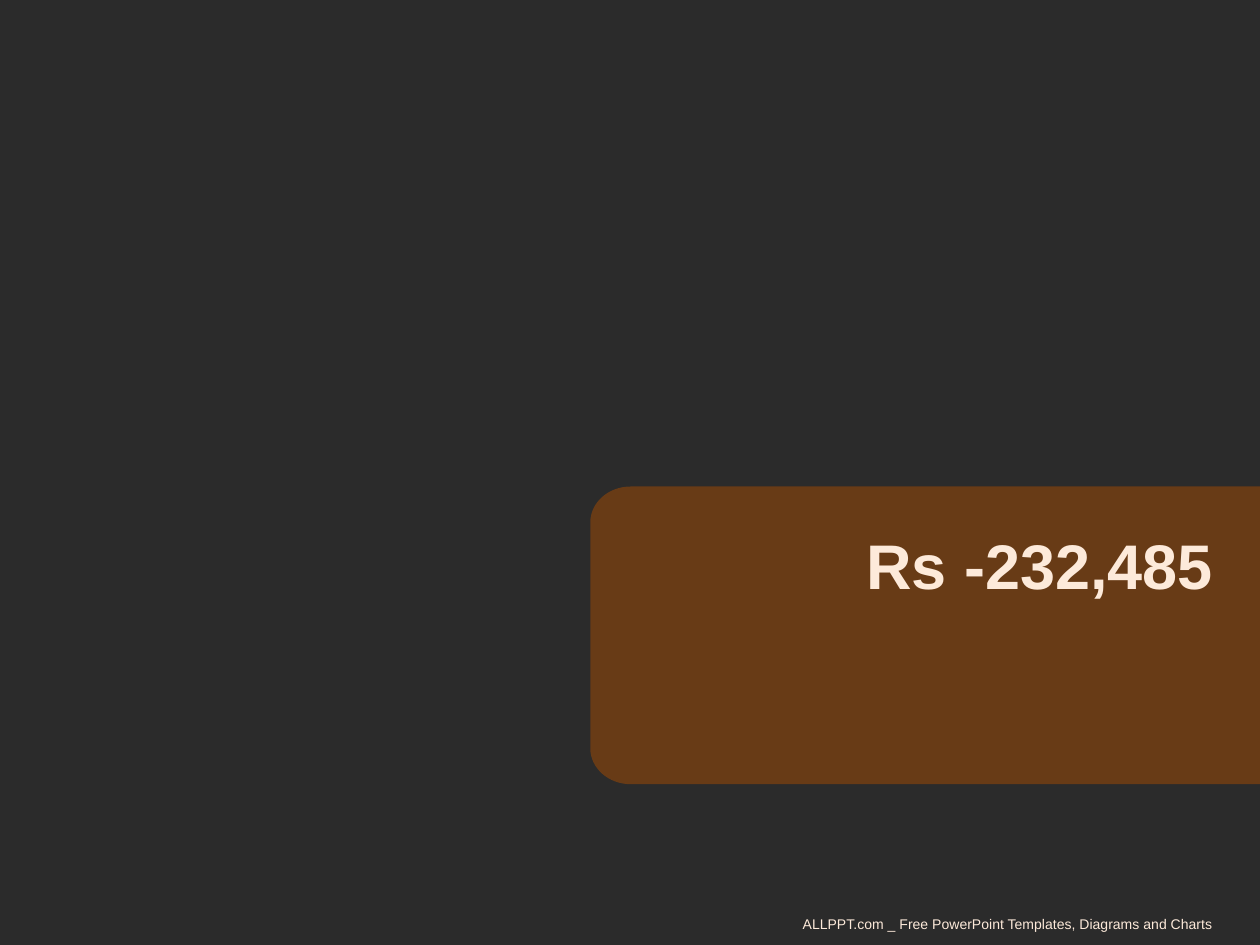
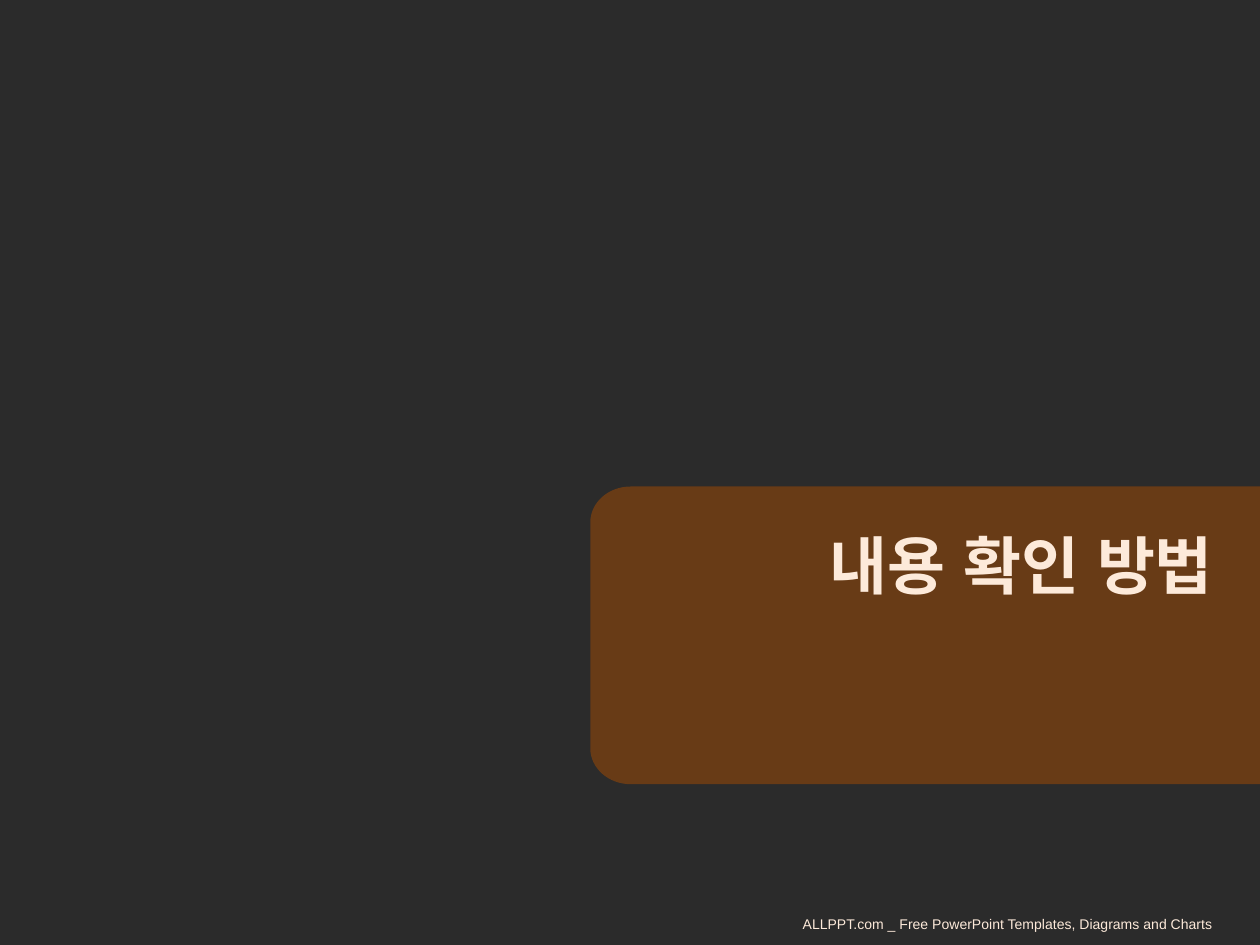
Before and after one commit to kimhyesuu/CSharp-Equipment-control-Study, a slide deck: slide 1 of Socket/PPT/내용 확인 방법.pptx. Drawn at 1260x945 pixels with LibreOffice and Linux fonts; fonts in the diff are those of the drawing; background and template pictures are left out; a plain dark background stands for a picture behind light text. Boxes give left, top, right and bottom in pixels: in the first picture for what was removed or moved away, otherwise in the second. Text is boxed around its words. In the diff, an @@ line names an element or a change of style, - is before the commit and + after.

```diff
--- a/Socket/PPT/내용 확인 방법.pptx
+++ b/Socket/PPT/내용 확인 방법.pptx
@@ text at (830,535,1213,595): text changed @@
-Rs -232,485
+내용 확인 방법
```
Also in this commit, not shown: 1 other file.
